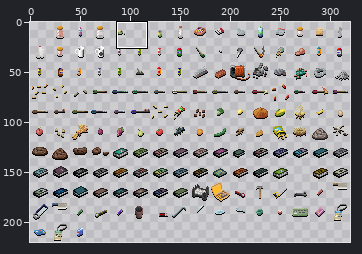
File history of a sprite sheet, gfx/UltimateCataclysm/small.png. Above, an overview of the earlier version with the close-up marked.
Close-up. Earlier state:
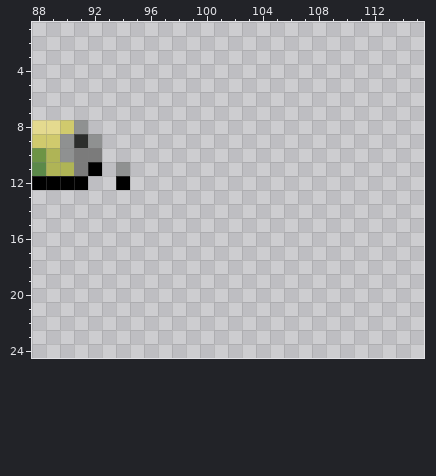
The file is 320x220 pixels. Pixels under 10% opacity are left out. Colours within 5 levels of each other are drawn and written as one. Shown: x 88..115, y 1..24. The old version is drawn lined up with the new one. The commit also changed other parts of the picture, which this record leaves out.
After:
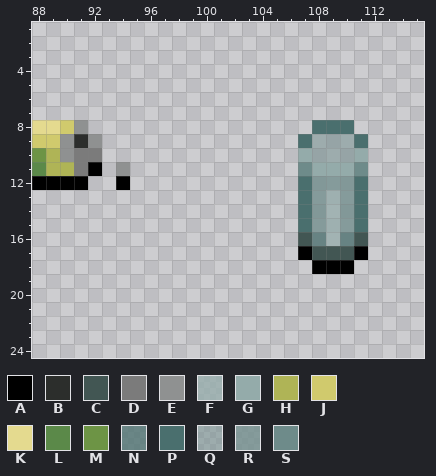
Palette (. is transparent): A #000000  B #2c2e2c  C #425653  D #7b7b7b  E #8f9191  F #94abaac0  G #94abaa  H #afb456  J #d0ca6d  K #e4da8f  L #5b8949  M #6d9445  N #4a6f6ec0  P #4a6f6e  Q #6e8b8a80  R #6e8b8ac0  S #6e8b8a
The exact change:
{"change": "drawings rearranged on the sheet (the old picture shows each at its new place; 2 dropped ones are not shown)"}
{"y":8,"x":108,"old":"...","new":"PPP"}
{"y":9,"x":107,"old":".....","new":"PQQQP"}
{"y":10,"x":107,"old":".....","new":"GQQQG"}
{"y":11,"x":107,"old":".....","new":"SGGGS"}
{"y":12,"x":107,"old":".....","new":"PRRRP"}
{"y":13,"x":107,"old":".....","new":"PRFRP"}
{"y":14,"x":107,"old":".....","new":"PRFRP"}
{"y":15,"x":107,"old":".....","new":"PRFRP"}
{"y":16,"x":107,"old":".....","new":"CNFNC"}
{"y":17,"x":107,"old":".....","new":"ACCCA"}
{"y":18,"x":108,"old":"...","new":"AAA"}
{"label":"added","picture_box":[298,120,368,274]}
